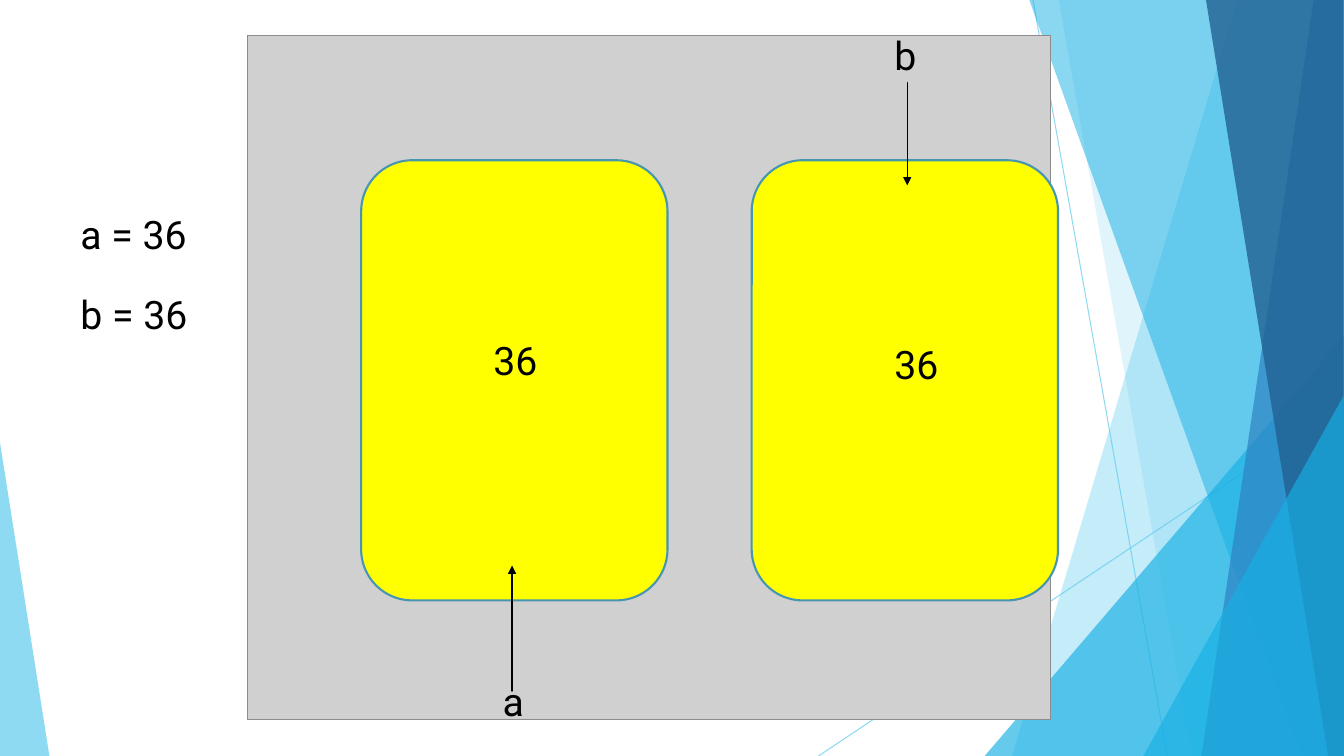
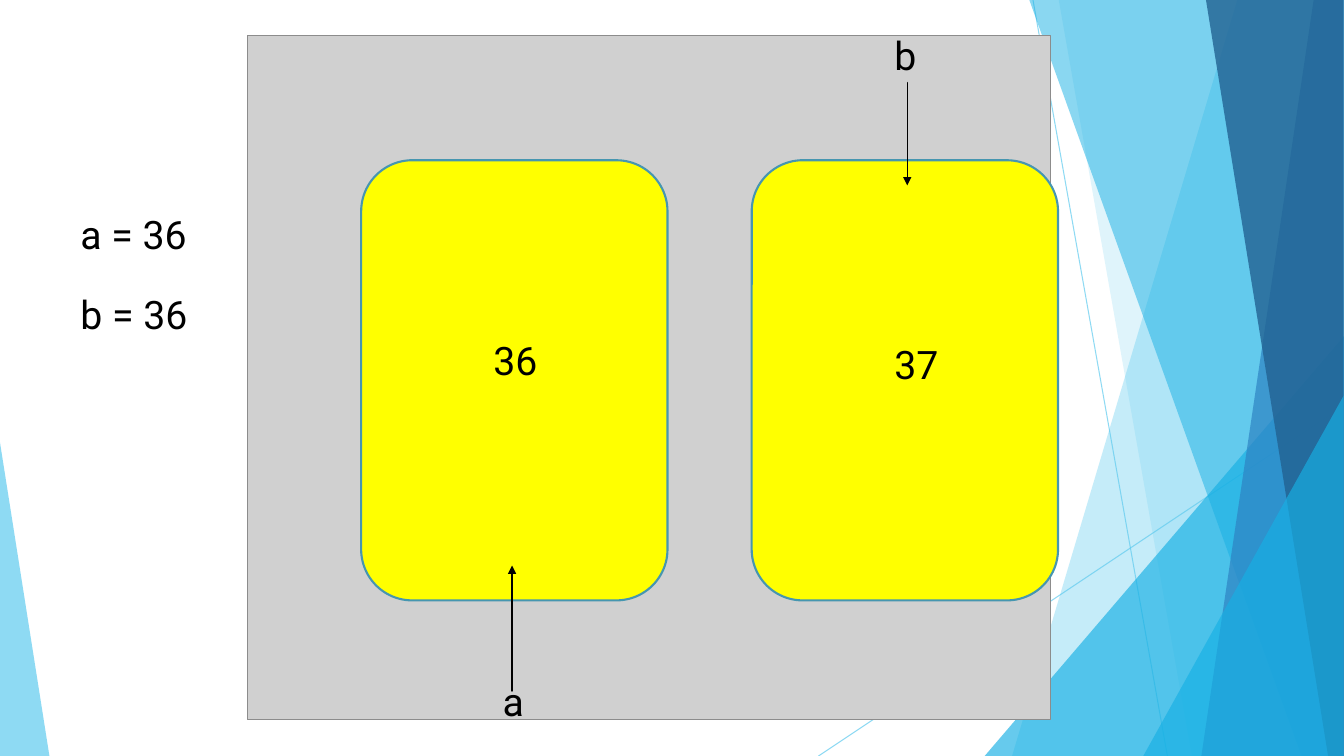
Before and after one commit to arpitkhare33/Codekaro, a slide deck: slide 5 of Python_introduction.pptx. Drawn at 1344x756 pixels with LibreOffice and Linux fonts; fonts in the diff are those of the drawing; grey boxes stand for pictures. Boxes give left, top, right and bottom in pixels: in the first picture for what was removed or moved away, otherwise in the second. Text is boxed around its words. In the diff, an @@ line names an element or a change of style, - is before the commit and + after.

```diff
--- a/Python_introduction.pptx
+++ b/Python_introduction.pptx
@@ text at box(894, 350, 938, 380): text changed @@
-36
+37
```
Also in this commit, not shown: 3 other files.
